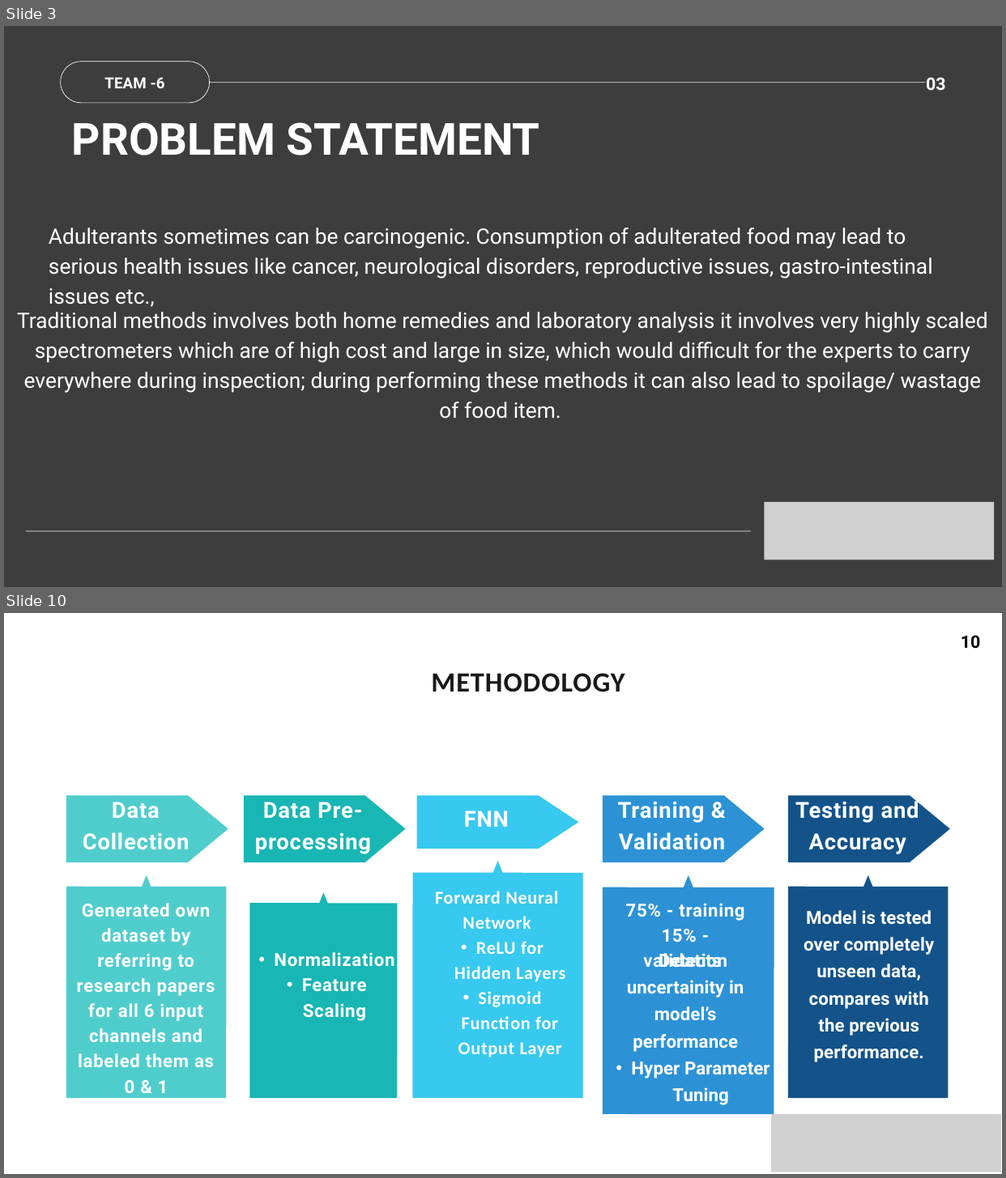
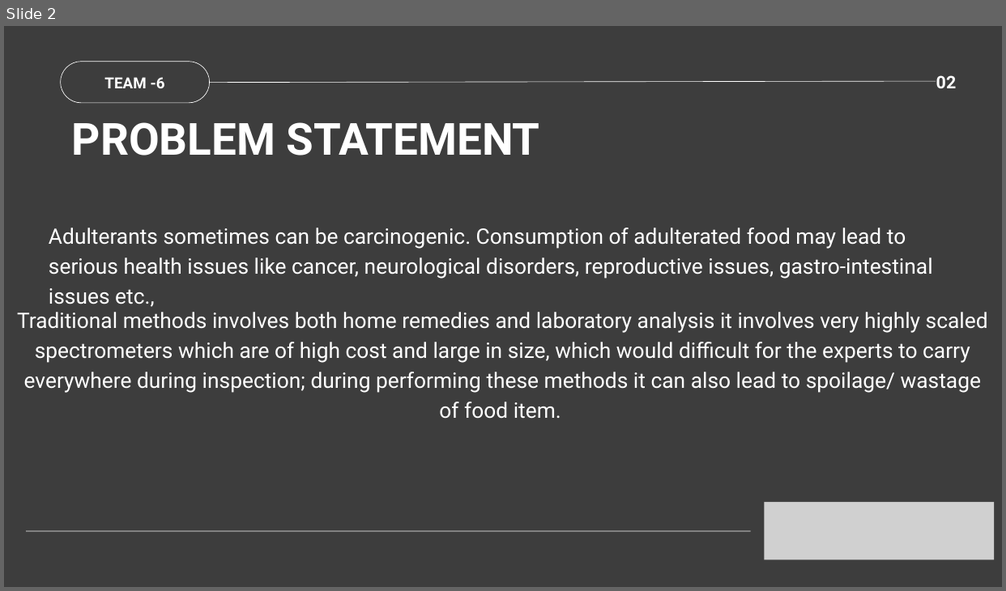
Before and after one commit to KV-a1/Analog-and-NN-CNN-GNN, a slide deck: TEAM - 6.pptx. Shown one above the other, each under a label of ours: slides 3 and 10 before the commit, slide 2 after it; the slides between them are not shown. The pictures are 1006x1178 and 1006x591 pixels, drawn with LibreOffice and Linux fonts; fonts in the diff are those of the drawing; grey boxes stand for pictures. Boxes give left, top, right and bottom in pixels: in the first picture for what was removed or moved away, otherwise in the second. Text is boxed around its words. In the diff, an @@ line names an element or a change of style, - is before the commit and + after.

```diff
--- a/TEAM - 6.pptx
+++ b/TEAM - 6.pptx
@@ slide 10 removed at <box>4,613,1002,1174</box>, background #FFFFFF @@
@@ text removed at <box>961,635,981,649</box> @@
-10
@@ text removed at <box>431,673,624,692</box> @@
-METHODOLOGY
@@ freeform shape removed at <box>66,795,228,862</box> @@
@@ text removed at <box>83,802,189,850</box> @@
-Data Collection
@@ freeform shape removed at <box>244,795,405,862</box> @@
@@ text removed at <box>255,802,371,854</box> @@
-Data Pre-processing
@@ freeform shape removed at <box>416,795,578,849</box> @@
@@ freeform shape removed at <box>603,795,765,862</box> @@
@@ text removed at <box>618,802,725,850</box> @@
-Training & Validation
@@ freeform shape removed at <box>788,795,949,862</box> @@
@@ text removed at <box>795,798,919,854</box> @@
-Testing and Accuracy
@@ text removed at <box>464,811,509,827</box> @@
-FNN
@@ freeform shape removed at <box>66,875,226,1098</box> @@
@@ freeform shape removed at <box>413,861,583,1098</box> @@
@@ freeform shape removed at <box>603,875,774,1114</box> @@
@@ freeform shape removed at <box>788,875,948,1098</box> @@
@@ text removed at <box>77,903,215,1093</box> @@
-Generated own dataset by referring to research papers for all 6 input channels and labeled them as 0 & 1
@@ freeform shape removed at <box>249,893,397,1098</box> @@
@@ text removed at <box>435,891,565,1058</box> @@
-Forward Neural Network
-  • ReLU for Hidden Layers
-  • Sigmoid Function for Output Layer
@@ text removed at <box>626,903,744,968</box> @@
-75% - training
-15% - validation
@@ text removed at <box>803,910,934,1063</box> @@
-Model is tested over completely unseen data, compares with the previous performance.
@@ text removed at <box>274,952,394,1021</box> @@
-  • Normalization
-  • Feature Scaling
@@ text removed at <box>627,953,770,1105</box> @@
-Detects uncertainity in model’s performance
-  • Hyper Parameter Tuning
@@ picture removed at <box>771,1114,1001,1173</box> @@
@@ what was slide 3 is now slide 2 @@
@@ slide 2 changed as well @@
@@ line moved from (210, 83) - (926, 83) to (210, 83) - (936, 81) @@
@@ text at <box>936,75,957,88</box>: text changed @@
-03
+02
```
Also in this commit, not shown: 3 other slides changed, 6 slides added, 9 other slides removed.
